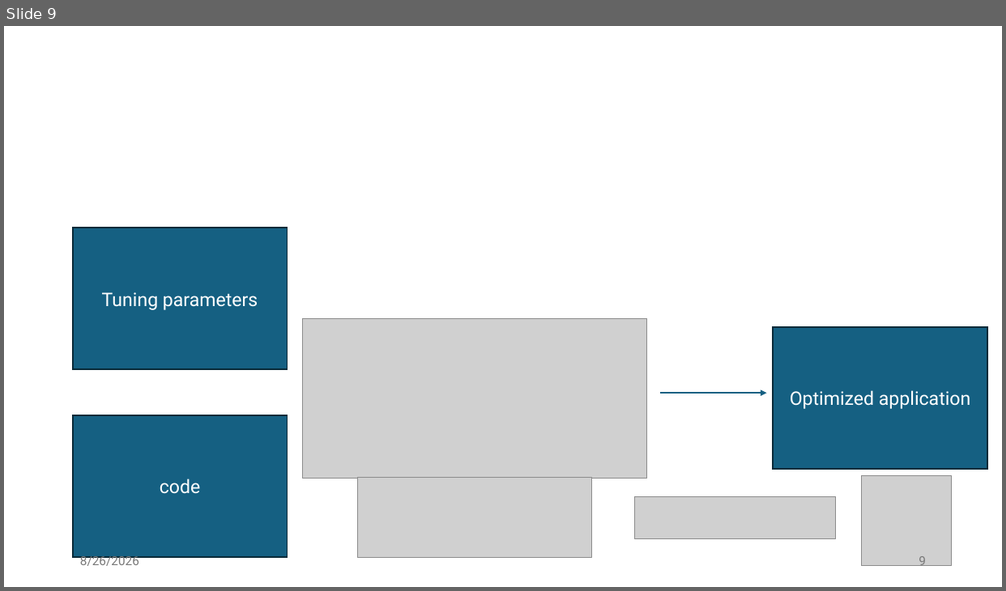
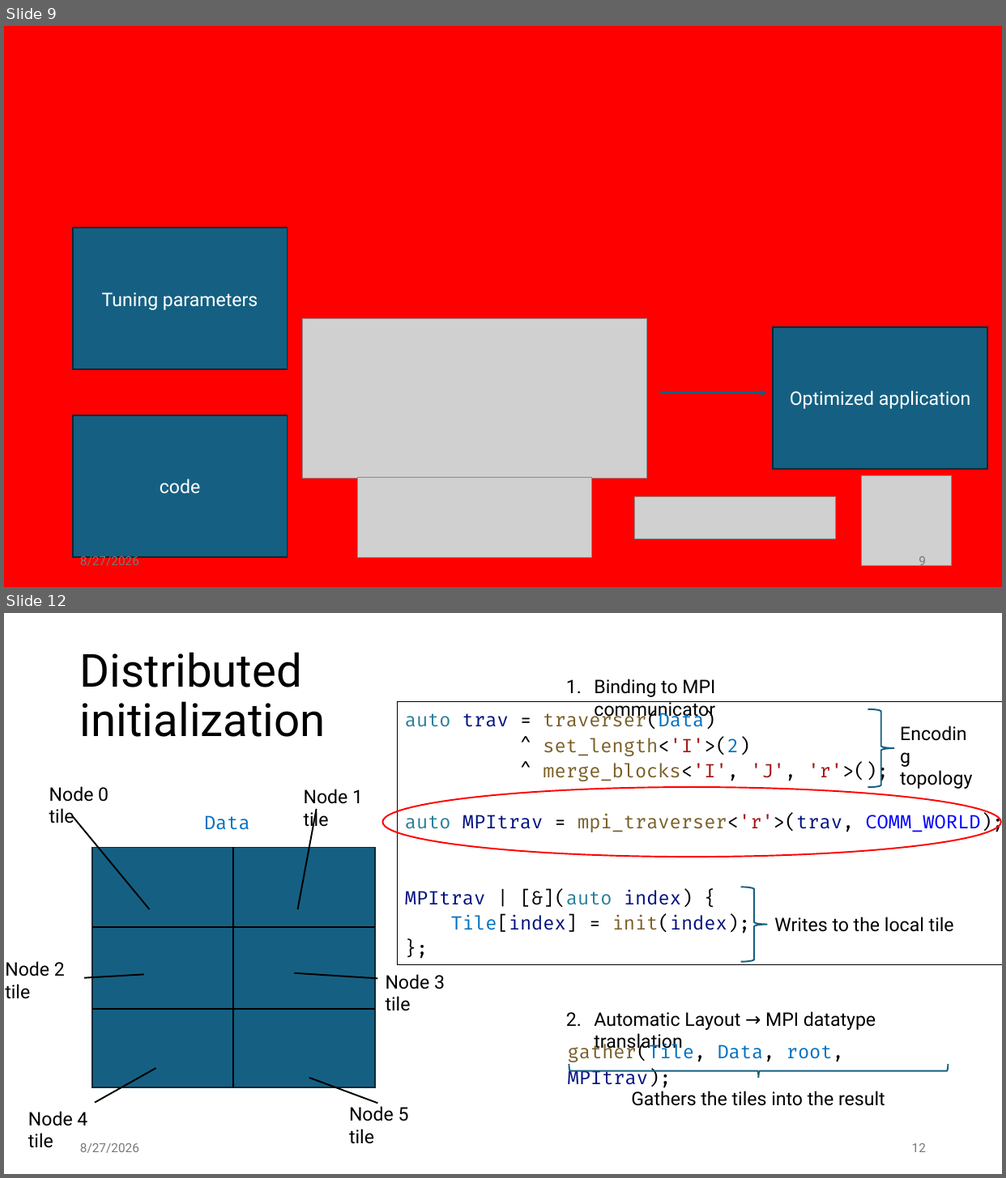
Before and after one commit to jiriklepl/phd-thesis, a slide deck: slides/Optimizing Memory Layouts and Traversal Orders in High-Performance Computing.pptx. Shown one above the other, each under a label of ours: slide 9 before the commit, slides 9 and 12 after it; the slides between them are not shown. The pictures are 1006x591 and 1006x1178 pixels, drawn with LibreOffice and Linux fonts; fonts in the diff are those of the drawing; grey boxes stand for pictures. Boxes give left, top, right and bottom in pixels: in the first picture for what was removed or moved away, otherwise in the second. Text is boxed around its words. In the diff, an @@ line names an element or a change of style, - is before the commit and + after.

```diff
--- a/slides/Optimizing Memory Layouts and Traversal Orders in High-Performance Computing.pptx
+++ b/slides/Optimizing Memory Layouts and Traversal Orders in High-Performance Computing.pptx
@@ slide 12 added at <box>4,613,1002,1174</box>, background #FFFFFF @@
@@ title added at <box>80,652,326,737</box>, 44 pt, text #000000 @@
+Distributed
+initialization
@@ text added at <box>594,679,715,721</box>, 18 pt, text #000000 @@
+1. Binding to MPI communicator
@@ rectangle added at <box>398,702,1002,965</box>, outline #000000 0.75 pt, 18 pt, text #795E26 @@
+auto trav = traverser(Data)
+^ set_length<'I'>(2)
+^ merge_blocks<'I', 'J', 'r'>();
+auto MPItrav = mpi_traverser<'r'>(trav, COMM_WORLD);
+MPItrav | [&](auto index) {
+Tile[index] = init(index);
+};
@@ right brace added at <box>868,709,894,787</box>, outline #156082 1.5 pt @@
@@ text added at <box>900,770,972,789</box>, 18 pt, text #000000 @@
+Encoding
+topology
@@ text added at <box>49,786,108,824</box>, 18 pt, text #000000 @@
+Node 0 tile
@@ text added at <box>304,789,363,830</box>, 18 pt, text #000000 @@
+Node 1 tile
@@ ellipse added at <box>383,787,1001,857</box>, outline #FF0000 1.5 pt @@
@@ line added from (149, 909) to (73, 816), #000000 1.5 pt @@
@@ text added at <box>204,815,250,830</box>, 18 pt, text #0070C1 @@
+Data
@@ line added from (297, 909) to (316, 809), #000000 1.5 pt @@
@@ rectangle added at <box>92,847,375,1088</box>, fill #156082, outline #092A39 1.5 pt @@
@@ line added from (234, 847) to (234, 1088), #000000 1.5 pt @@
@@ right brace added at <box>740,887,767,962</box>, outline #156082 1.5 pt @@
@@ line added from (92, 927) to (375, 927), #000000 1.5 pt @@
@@ text added at <box>774,917,954,932</box>, 18 pt, text #000000 @@
+Writes to the local tile
@@ text added at <box>5,961,65,999</box>, 18 pt, text #000000 @@
+Node 2 tile
@@ line added from (144, 974) to (84, 978), #000000 1.5 pt @@
@@ line added from (295, 973) to (377, 979), #000000 1.5 pt @@
@@ text added at <box>386,974,445,1012</box>, 18 pt, text #000000 @@
+Node 3 tile
@@ line added from (92, 1009) to (375, 1009), #000000 1.5 pt @@
@@ text added at <box>594,1012,876,1053</box>, 18 pt, text #000000 @@
+2. Automatic Layout → MPI datatype translation
@@ text added at <box>568,1044,844,1088</box>, 18 pt, text #0070C1 @@
+gather(Tile, Data, root, MPItrav);
@@ line added from (156, 1068) to (95, 1102), #000000 1.5 pt @@
@@ right brace added at <box>569,1064,948,1078</box>, outline #156082 1.5 pt @@
@@ line added from (377, 1103) to (309, 1078), #000000 1.5 pt @@
@@ text added at <box>631,1091,885,1106</box>, 18 pt, text #000000 @@
+Gathers the tiles into the result
@@ text added at <box>28,1111,87,1148</box>, 18 pt, text #000000 @@
+Node 4 tile
@@ text added at <box>349,1106,409,1144</box>, 18 pt, text #000000 @@
+Node 5 tile
@@ text added at <box>80,1144,139,1153</box>, 12 pt, text #797979 @@
+8/27/2026
@@ page number added at <box>912,1144,926,1152</box>, 12 pt, text #797979 @@
+12
@@ slide 9 changed as well @@
@@ background #FFFFFF to #FF0000 @@
@@ text at <box>80,555,139,566</box>: text changed @@
-8/26/2026
+8/27/2026
```
Also in this commit, not shown: 34 other slides changed, 1 other slide added, 2 slides removed.
